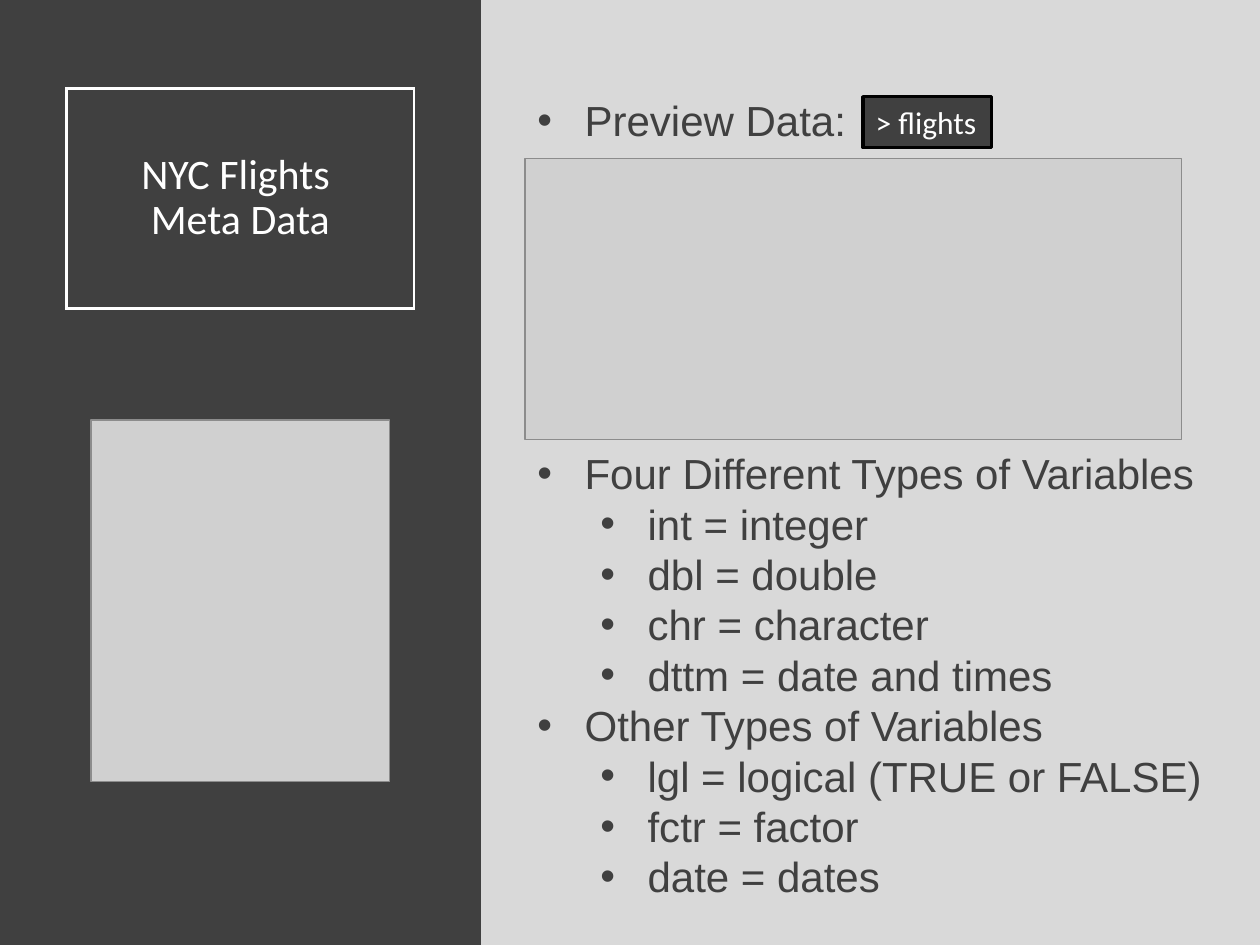
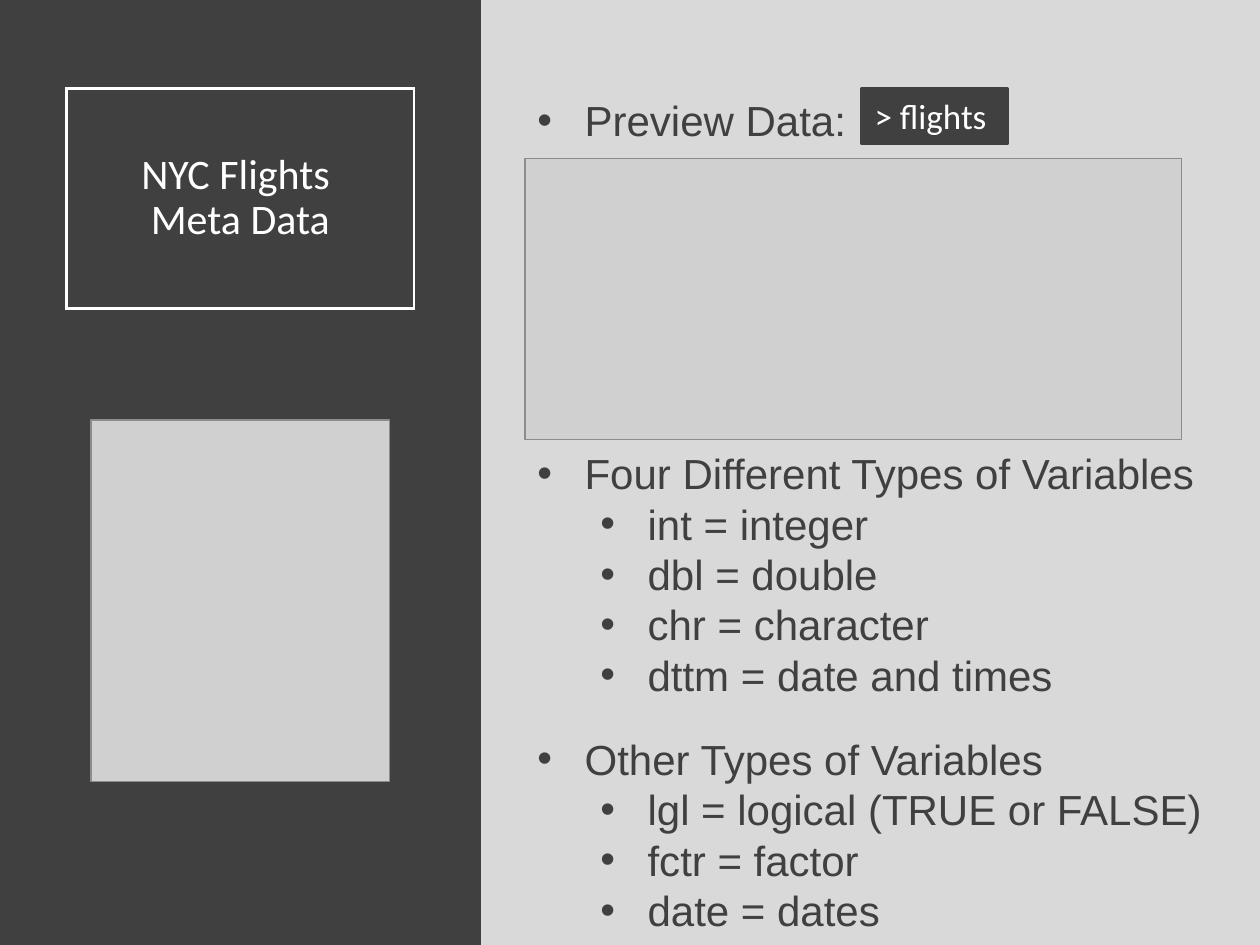
Before and after one commit to Yixf-Self/STOR320_WEBSITE, a slide deck: slide 4 of Lecture/Lecture 4/Lecture 4.pptx. Drawn at 1260x945 pixels with LibreOffice and Linux fonts; fonts in the diff are those of the drawing; grey boxes stand for pictures. Boxes give left, top, right and bottom in pixels: in the first picture for what was removed or moved away, otherwise in the second. Text is boxed around its words. In the diff, an @@ line names an element or a change of style, - is before the commit and + after.

```diff
--- a/Lecture/Lecture 4/Lecture 4.pptx
+++ b/Lecture/Lecture 4/Lecture 4.pptx
@@ text "Preview Data:" rewrapped from (585,105,1202,893) to (585,105,1202,927) @@
@@ rectangle "> flights": place and size @@
-rectangle "> flights" at (863,97,992,147)
+rectangle "> flights" at (862,88,1007,144)
@@ rectangle "> flights" at (862,88,1007,144): size 18 to 20 pt; outline #000000 2 pt to #404040 2 pt @@
```
Also in this commit, not shown: 21 other slides changed, 1 slide added, 1 slide removed, 3 other files.
